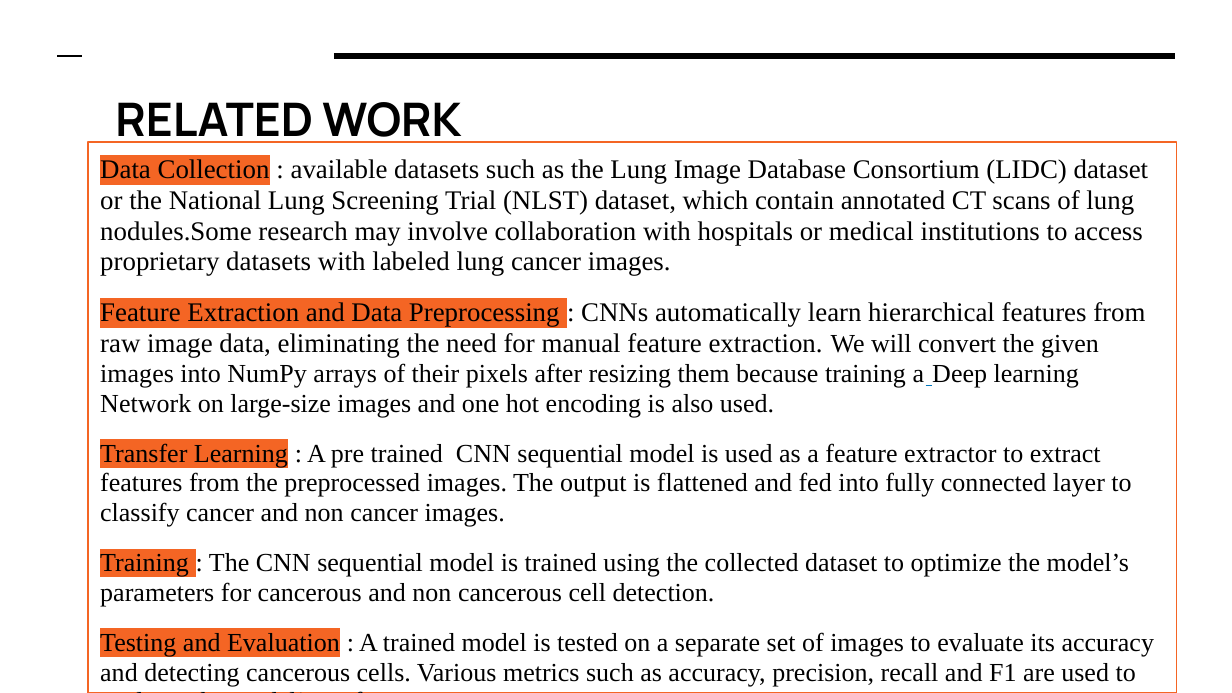
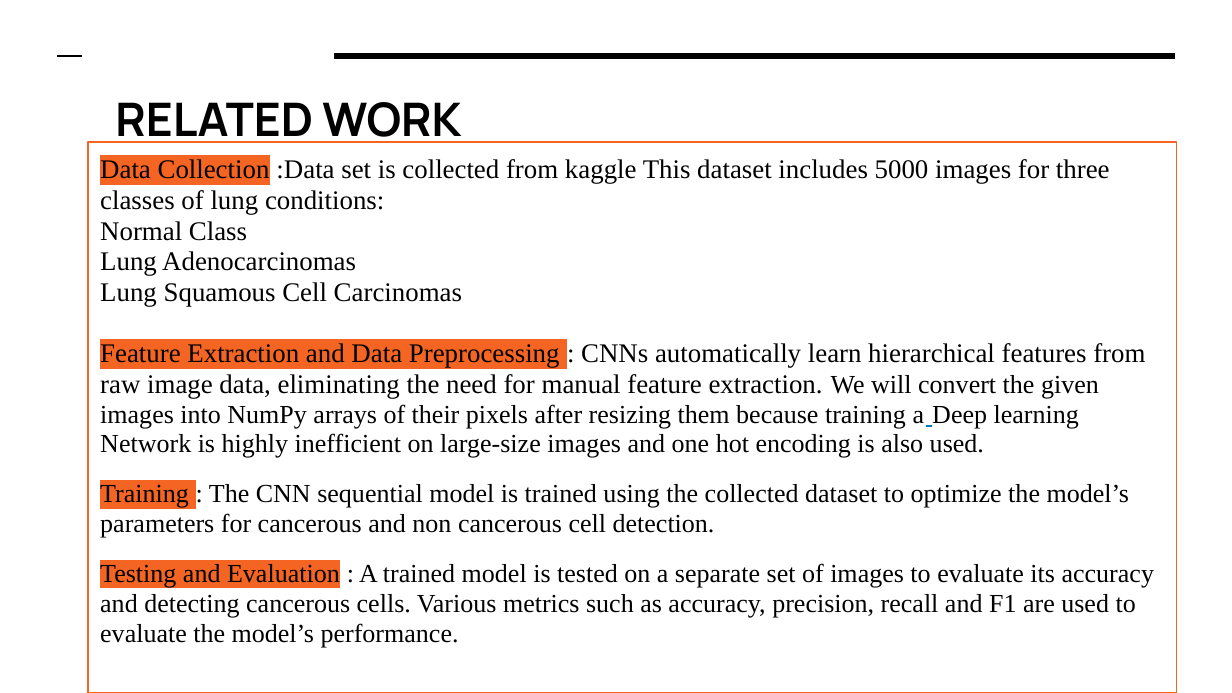
Before and after one commit to Bhavani700759340/NEURALNETWORKSANDDEEPLEARNINGPROJECT, a slide deck: slide 6 of LUNG CANCER DETECTION USING CONVOLUTIONAL NEURAL NETWORK(CNN).pptx. Drawn at 1232x693 pixels with LibreOffice and Linux fonts; fonts in the diff are those of the drawing. Boxes give left, top, right and bottom in pixels: in the first picture for what was removed or moved away, otherwise in the second. Text is boxed around its words. In the diff, an @@ line names an element or a change of style, - is before the commit and + after.

```diff
--- a/LUNG CANCER DETECTION USING CONVOLUTIONAL NEURAL NETWORK(CNN).pptx
+++ b/LUNG CANCER DETECTION USING CONVOLUTIONAL NEURAL NETWORK(CNN).pptx
@@ text at (100, 159, 1145, 458): text changed @@
-Data Collection : available datasets such as the Lung Image Database Consortium (LIDC) dataset or the National Lung Screening Trial (NLST) dataset, which contain annotated CT scans of lung nodules.Some research may involve collaboration with hospitals or medical institutions to access proprietary datasets with labeled lung cancer images.
-Feature Extraction and Data Preprocessing : CNNs automatically learn hierarchical features from raw image data, eliminating the need for manual feature extraction. We will convert the given images into NumPy arrays of their pixels after resizing them because training a Deep learning Network on large-size images and one hot encoding is also used.
-Transfer Learning : A pre trained CNN sequential model is used as a feature extractor to extract features from the preprocessed images. The output is flattened and fed into fully connected layer to classify cancer and non cancer images.
+Data Collection :Data set is collected from kaggle This dataset includes 5000 images for three classes of lung conditions:
+Normal Class
+Lung Adenocarcinomas
+Lung Squamous Cell Carcinomas
+Feature Extraction and Data Preprocessing : CNNs automatically learn hierarchical features from raw image data, eliminating the need for manual feature extraction. We will convert the given images into NumPy arrays of their pixels after resizing them because training a Deep learning Network is highly inefficient on large-size images and one hot encoding is also used.
```
Also in this commit, not shown: 3 other slides changed.
